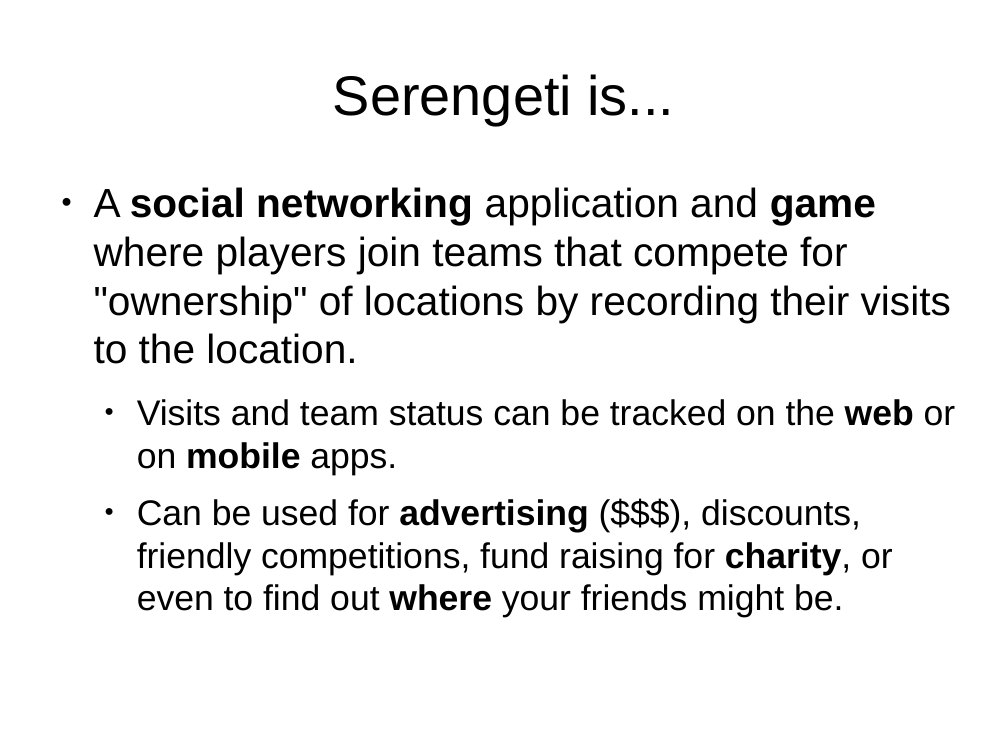
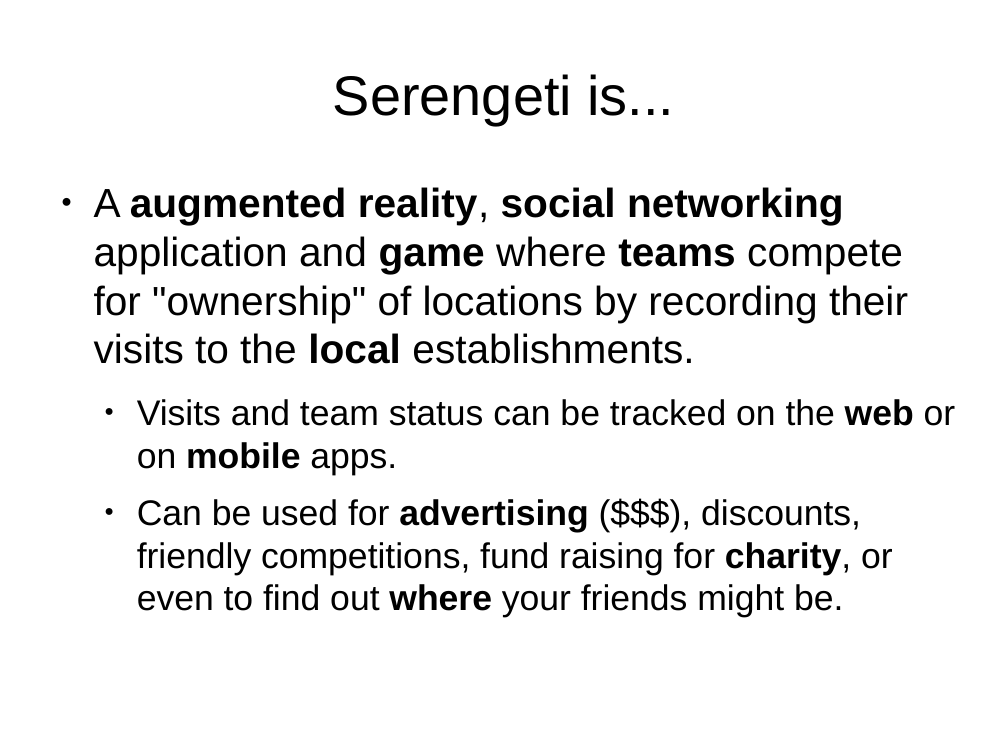
Before and after one commit to lmucs/playserengeti, a slide deck: slide 3 of serengeti/src/site/serengeti.odp. Drawn at 1008x756 pixels with LibreOffice and Linux fonts; fonts in the diff are those of the drawing. Boxes give left, top, right and bottom in pixels: in the first picture for what was removed or moved away, otherwise in the second. Text is boxed around its words. In the diff, an @@ line names an element or a change of style, - is before the commit and + after.

```diff
--- a/serengeti/src/site/serengeti.odp
+++ b/serengeti/src/site/serengeti.odp
@@ text at (x1=94, y1=187, x2=908, y2=364): text changed @@
-● A social networking application and game where players join teams that compete for "ownership" of locations by recording their visits to the location.
+● A augmented reality, social networking application and game where teams compete for "ownership" of locations by recording their visits to the local establishments.
```
Also in this commit, not shown: 3 other slides changed, 1 slide added, 2 slides removed.
